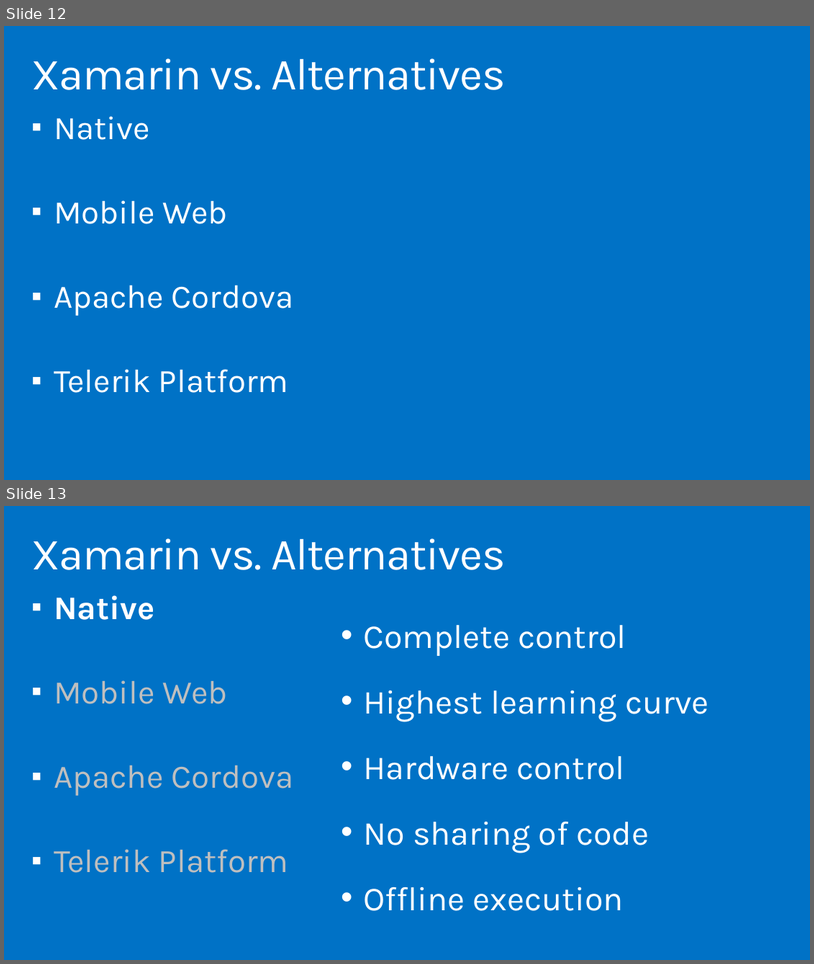
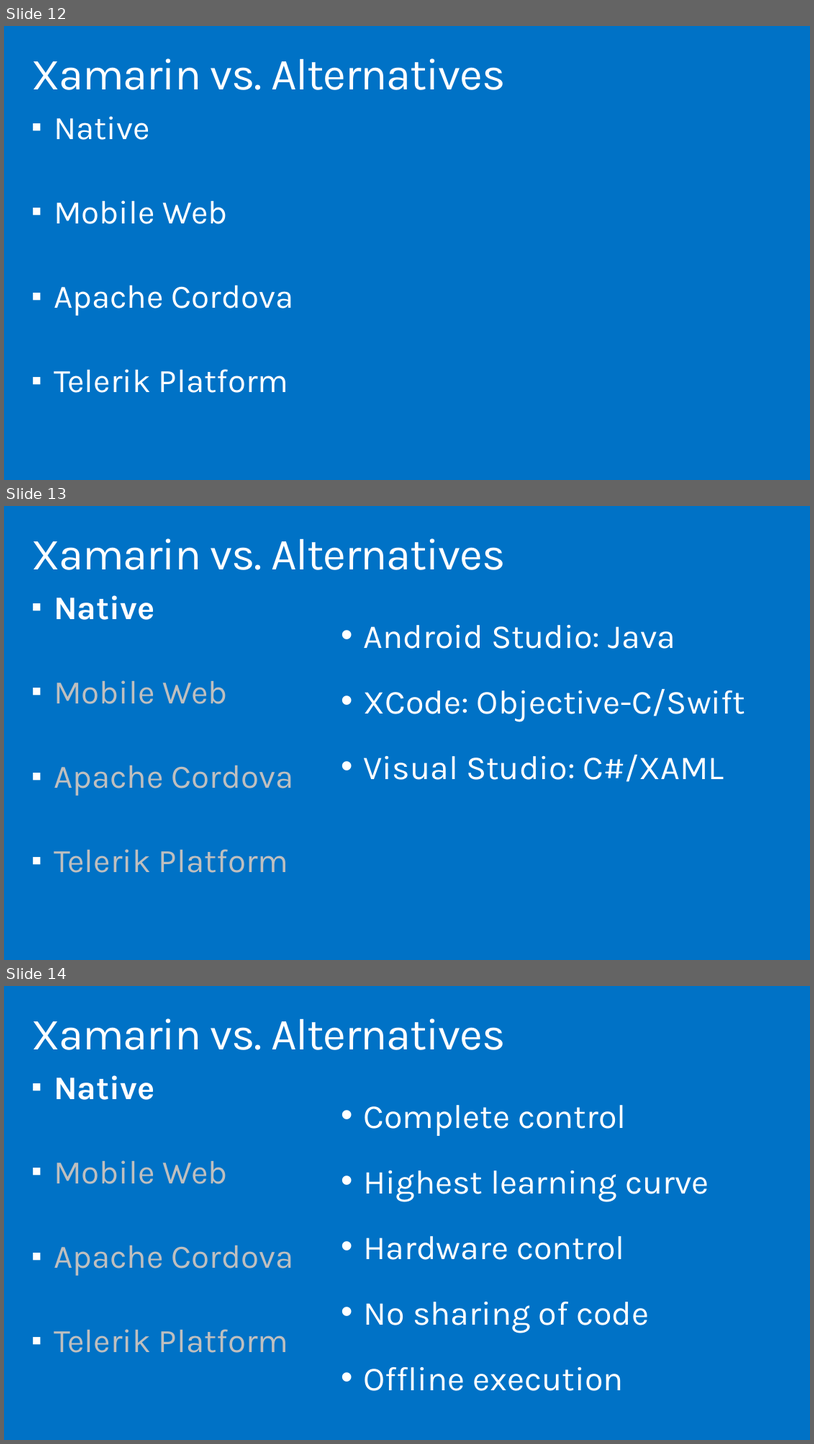
Before and after one commit to cledotnet/Xamarin.Forms, a slide deck: doc/Cross-Platform with Xamarin.pptx. Shown one above the other, each under a label of ours: slides 12 and 13 before the commit, slides 12, 13 and 14 after it. The pictures are 814x964 and 814x1444 pixels, drawn with LibreOffice and Linux fonts; fonts in the diff are those of the drawing; background and template pictures are left out. Boxes give left, top, right and bottom in pixels: in the first picture for what was removed or moved away, otherwise in the second. Text is boxed around its words. In the diff, an @@ line names an element or a change of style, - is before the commit and + after.

```diff
--- a/doc/Cross-Platform with Xamarin.pptx
+++ b/doc/Cross-Platform with Xamarin.pptx
@@ slide 13 added at [4, 506, 810, 960], background #0072C6 @@
@@ title added at [31, 538, 505, 570], 52.9 pt, text #FFFFFF @@
+Xamarin vs. Alternatives
@@ text added at [54, 595, 294, 872], 39.2 pt, text #BFBFBF @@
+▪ Native
+▪ Mobile Web
+▪ Apache Cordova
+▪ Telerik Platform
@@ text added at [364, 625, 746, 782], 40 pt, text #FFFFFF @@
+• Android Studio: Java
+• XCode: Objective-C/Swift
+• Visual Studio: C#/XAML
@@ what was slide 13 is now slide 14 @@
```
Also in this commit, not shown: 1 slide changed, 3 other slides added.
